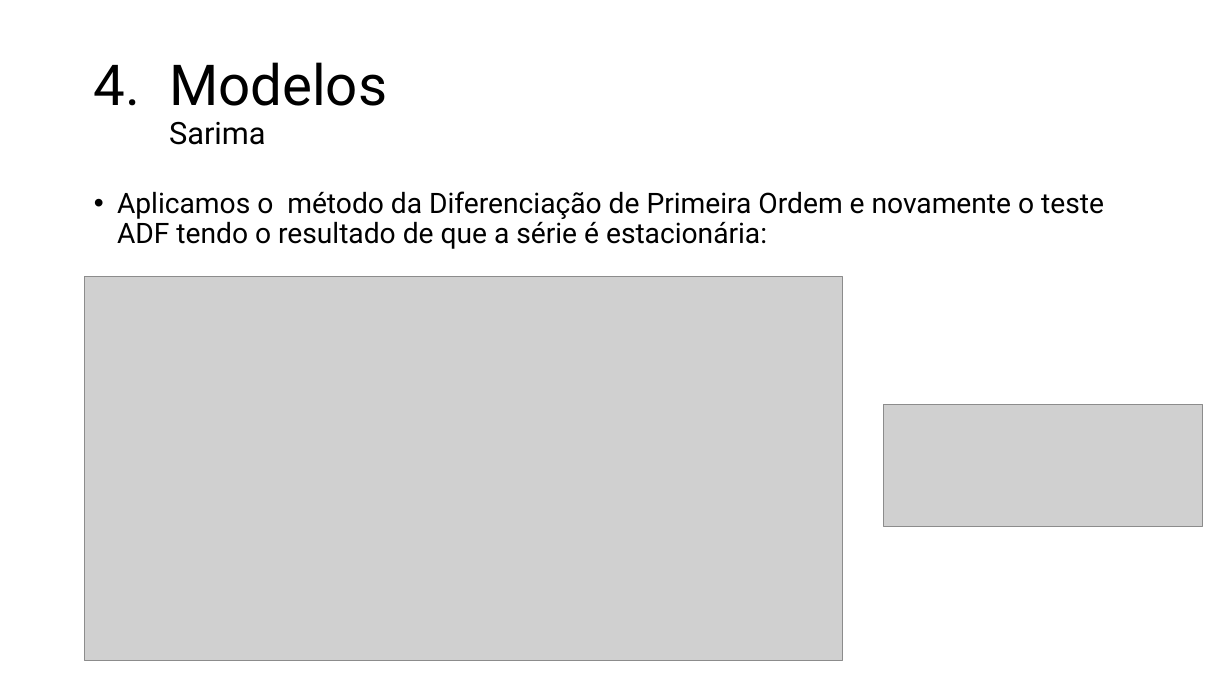
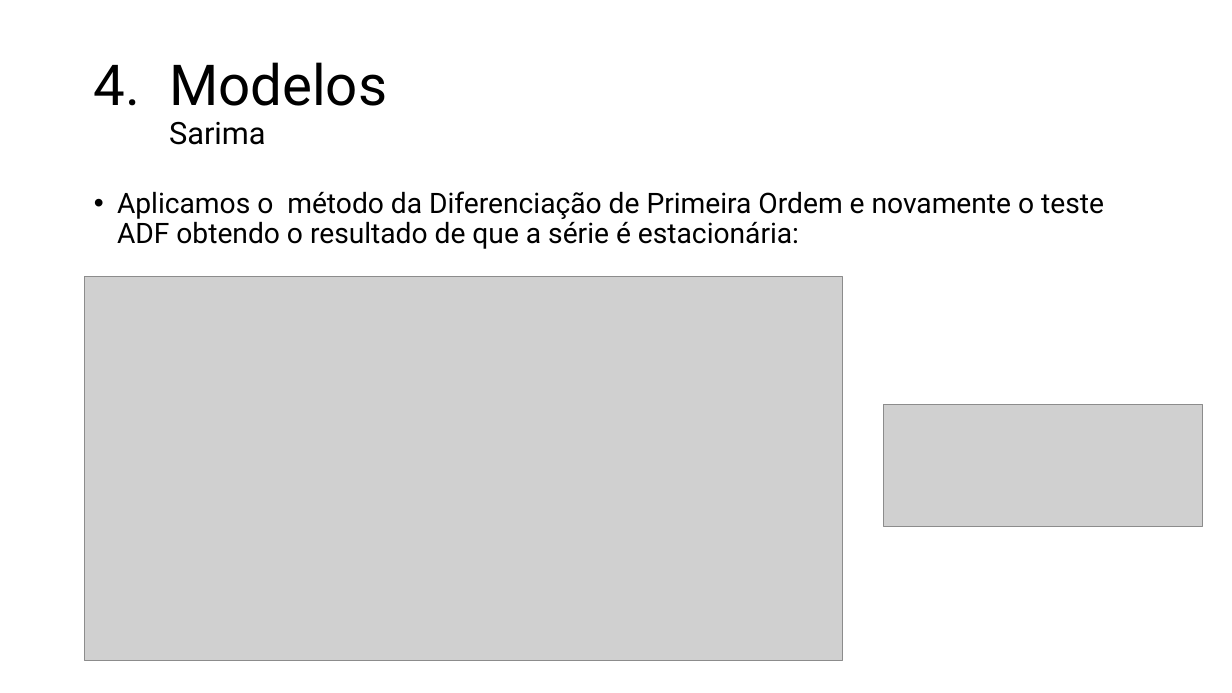
Before and after one commit to jdlmauricio/techalleg_fase_2, a slide deck: slide 12 of Tech Challenge 2.pptx. Drawn at 1232x693 pixels with LibreOffice and Linux fonts; fonts in the diff are those of the drawing; grey boxes stand for pictures; background and template pictures are left out. Boxes give left, top, right and bottom in pixels: in the first picture for what was removed or moved away, otherwise in the second. Text is boxed around its words. In the diff, an @@ line names an element or a change of style, - is before the commit and + after.

```diff
--- a/Tech Challenge 2.pptx
+++ b/Tech Challenge 2.pptx
@@ text at <box>117,191,1104,249</box>: text changed @@
-• Aplicamos o método da Diferenciação de Primeira Ordem e novamente o teste ADF tendo o resultado de que a série é estacionária:
+• Aplicamos o método da Diferenciação de Primeira Ordem e novamente o teste ADF obtendo o resultado de que a série é estacionária:
```
Also in this commit, not shown: 3 other slides changed.
